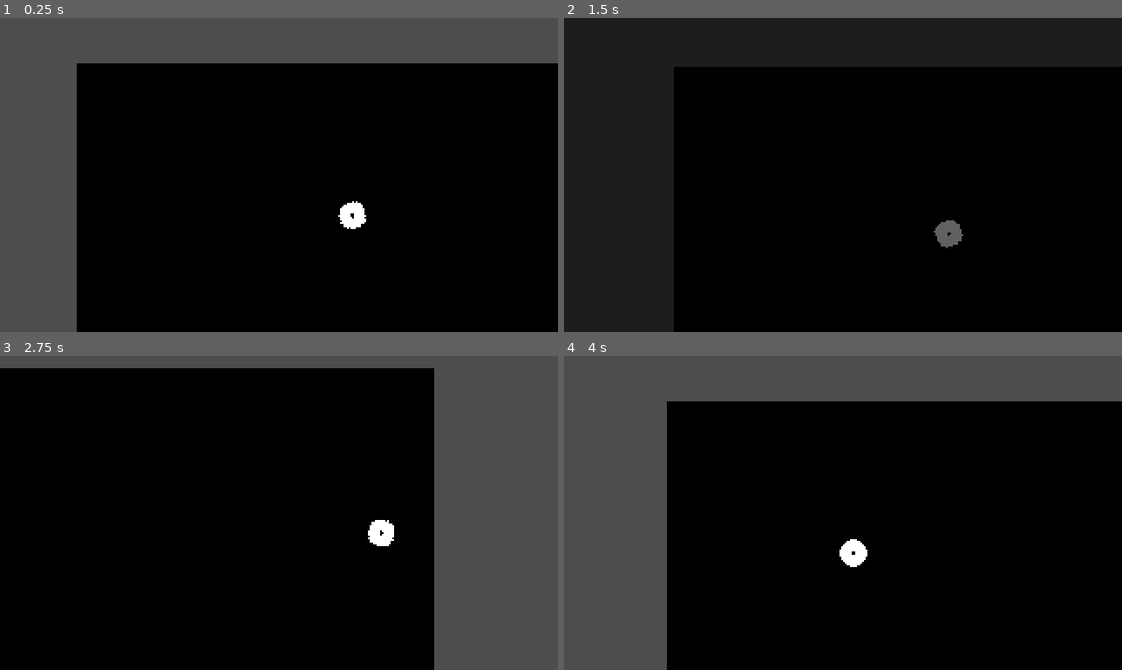
Above: before the commit, frames 1-4 (two rows, left to right).
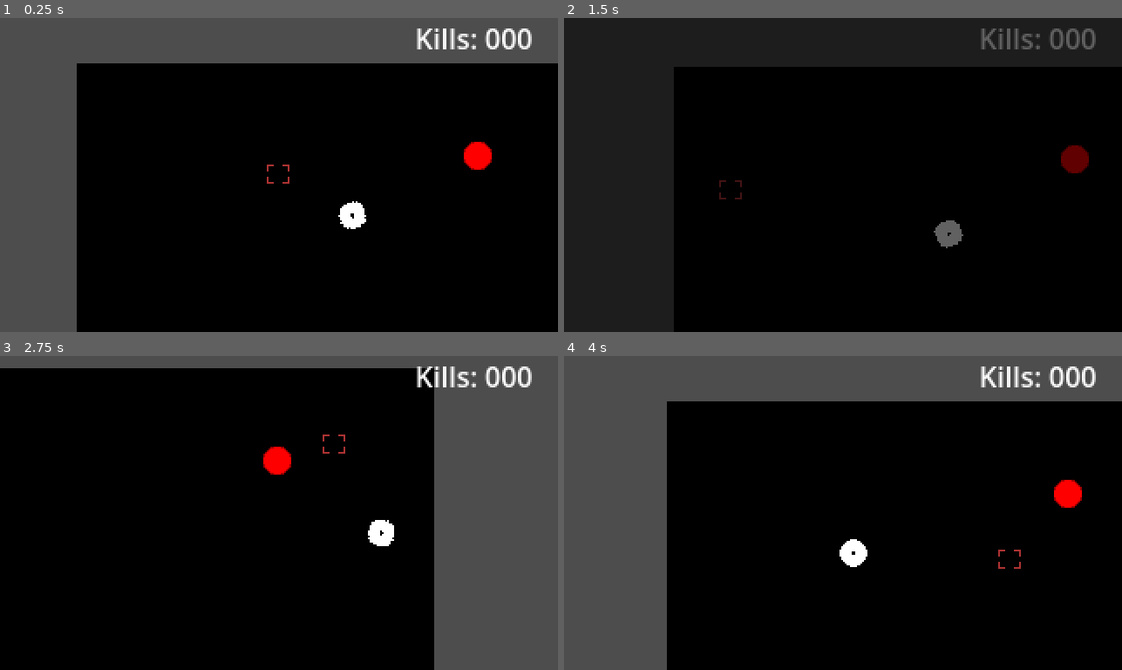
Above: after the commit, the same moments.

Repository: KH951-ARU/The-tale-of-the-demolition-lovers
Game: Godot game, scene res://Test/scenes/room.tscn
Same seed, same stepped clock (60 frames per second), same inputs: the game is played once before the commit and once after it. The project has no main scene, so this scene is started directly.
Inputs (mouse positions are in pixels of both pictures, inside the frame that each line leads up to):
- Up to frame 1 (0.25 s): no input
- Up to frame 2 (1.5 s): tap Enter (ui_accept) at 0.5, 0.77, 1.07 s; move the mouse to (965, 159) at 0.52 s; press the mouse at (965, 159) at 0.53 s; hold D (move_right) 0.53-1.28 s; tap R at 0.8, 1.35 s; move the mouse to (731, 190) at 1.27 s; release the mouse at (731, 190) at 1.28 s; hold S (move_down) from 1.28 s (still down)
- Up to frame 3 (2.75 s): tap Enter (ui_accept) at 1.52, 1.55, 1.82 s; move the mouse to (334, 443) at 2.02 s; release S (move_down) at 2.03 s; hold D (move_right) from 2.03 s (still down); hold Enter (ui_accept) from 2.03 s (still down); click (334, 443) at 2.3 s
- Up to frame 4 (4 s): move the mouse to (815, 575) at 2.77 s; release D (move_right) at 2.78 s; release Enter (ui_accept) at 2.78 s; hold W (move_up) 2.78-3.53 s; tap 1 (next_weapon) at 2.85 s; tap Enter (ui_accept) at 3.02, 3.32 s; tap R at 3.05 s; move the mouse to (1010, 560) at 3.52 s; hold A (move_left) from 3.53 s (still down); hold Enter (ui_accept) from 3.53 s (still down); tap 2 (prev_weapon) at 3.6 s

The runs differ from the first frame. In frame 1, 1.2% of the frame differs, in the area x 47-96%, y 3-53%; in frame 2, 1.1%; in frame 3, 1.2%, in the area x 47-96%, y 3-38%; in frame 4, 1.2%.

Commit message:
Add ScoreManager, crosshair UI and EnemyBase
Introduce core UI and scoring systems and basic enemy base logic. Added EnemyBase (CharacterBody2D) with basic AI scaffolding; created GLB_ScoreManager as an autoloaded score tracker that emits kills_updated and provides add_kill/reset_kills. Added crosshair texture, CrossHair UI scene and script (follows mouse & pulse animation) and a Kill Counter UI that listens to ScoreManager. Updated player to pulse the crosshair on shoot. Updated enemy logic to guard state transitions, print damage/death, call ScoreManager.add_kill() on death. Integrated UI and an enemy instance into room.tscn and adjusted collision layers/masks for bullet and enemy scenes. Also added imported crosshair asset and .import metadata.

Diff:
--- /dev/null
+++ b/ttdl-demo/CORE_SYS/ENEMY_ARC/SCRIPT/SCR_Enemy_Base.gd
@@ -0,0 +1,34 @@
+class_name EnemyBase
+extends CharacterBody2D
+
+@export var movement_speed: float = 200
+@export var rotation_speed: float = 10
+@export var max_health: int =1
+
+var current_health : int
+enum AIState {IDLE, ALERT, CHARGING }
+var current_state : AIState = AIState.IDLE
+
+var target_player : CharacterBody2D = null
+var lastr_known_sound_pos : Vector2 = Vector2.ZERO
+
+func _ready() -> void:
+	current_health = max_health
+	add_to_group("enemies")
+
+	var players = get_tree().get_nodes_in_group("player")
+	if players.size() > 0:
+		target_player = players[0]
+
+	setup_enemy()
+
+func _physics_process(delta: float) -> void:
+	if current_health <= 0: return
+	process_ai(delta)
+	move_and_slide()
+
+func setup_enemy() -> void:
+	pass
+
+func process_ai(_delta: float) -> void:
+	pass
--- /dev/null
+++ b/ttdl-demo/CORE_SYS/GLOBALS/GLB_ScoreManager.gd
@@ -0,0 +1,14 @@
+extends Node
+
+signal kills_updated(new_count: int)
+
+var total_kills: int = 0:
+	set(value):
+		total_kills = clamp(value, 0 ,999)
+		kills_updated.emit(total_kills)
+
+func add_kill() -> void:
+	total_kills += 1
+
+func reset_kills() -> void:
+	total_kills = 0
--- /dev/null
+++ b/ttdl-demo/CORE_SYS/UI_SYS/CrossHair_ui.tscn
@@ -0,0 +1,15 @@
+[gd_scene load_steps=3 format=3 uid="uid://dnpbaq5dm42vb"]
+
+[ext_resource type="Script" uid="uid://bjv3gt4h0vmbr" path="res://CORE_SYS/UI_SYS/SCRIPT/SCR_UI_Cross_hair.gd" id="1_1ljxo"]
+[ext_resource type="Texture2D" uid="uid://c5hjyaklaammo" path="res://CORE_SYS/UI_SYS/ART/crosshair react.png" id="1_kcb17"]
+
+[node name="CrossHairUI" type="CanvasLayer"]
+layer = 60
+script = ExtResource("1_1ljxo")
+
+[node name="CrossHairSprite" type="TextureRect" parent="."]
+offset_right = 16.0
+offset_bottom = 16.0
+pivot_offset = Vector2(8, 8)
+mouse_filter = 2
+texture = ExtResource("1_kcb17")
--- /dev/null
+++ b/ttdl-demo/CORE_SYS/UI_SYS/SCRIPT/SCR_UI_Cross_hair.gd
@@ -0,0 +1,18 @@
+extends CanvasLayer
+
+@onready var crosshair_sprite: TextureRect = $CrossHairSprite
+
+func _ready() -> void:
+	Input.set_mouse_mode(Input.MOUSE_MODE_HIDDEN)
+
+	crosshair_sprite.pivot_offset = Vector2( 8, 8)
+
+func _process(_delta: float) -> void:
+	var mouse_pos = crosshair_sprite.get_viewport().get_mouse_position()
+	crosshair_sprite.global_position = mouse_pos - Vector2( 8, 8)
+
+func pulse_crosshair() -> void:
+	crosshair_sprite.scale = Vector2( 1.3, 1.53)
+
+	var tween = create_tween()
+	tween.tween_property(crosshair_sprite, "scale", Vector2.ONE, 0.15).set_trans(Tween.TRANS_QUAD).set_ease(Tween.EASE_OUT)
--- /dev/null
+++ b/ttdl-demo/CORE_SYS/UI_SYS/UI_SYS_kill_counter.gd
@@ -0,0 +1,12 @@
+extends CanvasLayer
+
+@onready var kills_label: Label = $KillsLabel
+
+func _ready() -> void:
+	ScoreManager.kills_updated.connect(_on_kills_updated)
+
+	_on_kills_updated(ScoreManager.total_kills)
+
+
+func _on_kills_updated(new_count: int) -> void:
+	kills_label.text = "Kills: %03d" % new_count
--- /dev/null
+++ b/ttdl-demo/CORE_SYS/UI_SYS/kill_counter_ui.tscn
@@ -0,0 +1,15 @@
+[gd_scene load_steps=2 format=3 uid="uid://dt8mevqyiquww"]
+
+[ext_resource type="Script" uid="uid://cksqasm3bphj" path="res://CORE_SYS/UI_SYS/UI_SYS_kill_counter.gd" id="1_pwn5i"]
+
+[node name="KillCounterUI" type="CanvasLayer"]
+layer = 50
+script = ExtResource("1_pwn5i")
+
+[node name="KillsLabel" type="Label" parent="."]
+offset_left = 238.0
+offset_right = 278.0
+offset_bottom = 23.0
+text = "Think happy thoughs!"
+horizontal_alignment = 1
+vertical_alignment = 1
--- a/ttdl-demo/Test/scenes/bullet.tscn
+++ b/ttdl-demo/Test/scenes/bullet.tscn
@@ -8,7 +8,7 @@
 
 [node name="Bullet" type="CharacterBody2D"]
 collision_layer = 4
-collision_mask = 2
+collision_mask = 10
 script = ExtResource("1_k3420")
 
 [node name="Sprite2D" type="Sprite2D" parent="."]
--- a/ttdl-demo/Test/scenes/enemy.tscn
+++ b/ttdl-demo/Test/scenes/enemy.tscn
@@ -10,6 +10,8 @@
 radius = 9.0
 
 [node name="Enemy" type="CharacterBody2D"]
+collision_layer = 8
+collision_mask = 3
 script = ExtResource("1_xs1rr")
 
 [node name="Sprite2D" type="Sprite2D" parent="."]
--- a/ttdl-demo/Test/scenes/room.tscn
+++ b/ttdl-demo/Test/scenes/room.tscn
@@ -1,12 +1,19 @@
-[gd_scene load_steps=4 format=3 uid="uid://b6n078kjs6jy4"]
+[gd_scene load_steps=7 format=3 uid="uid://b6n078kjs6jy4"]
 
 [ext_resource type="PackedScene" uid="uid://bfy5kdwf4wgwu" path="res://Test/scenes/player.tscn" id="1_cyutl"]
+[ext_resource type="PackedScene" uid="uid://dt8mevqyiquww" path="res://CORE_SYS/UI_SYS/kill_counter_ui.tscn" id="1_i6ke8"]
+[ext_resource type="PackedScene" uid="uid://dnpbaq5dm42vb" path="res://CORE_SYS/UI_SYS/CrossHair_ui.tscn" id="1_w7i6g"]
 [ext_resource type="Script" uid="uid://bla6hytg38q6q" path="res://Test/scripts/camera_2d.gd" id="2_e0xxo"]
+[ext_resource type="PackedScene" uid="uid://ciidwlkdss8fu" path="res://Test/scenes/enemy.tscn" id="3_2bjw1"]
 
 [sub_resource type="RectangleShape2D" id="RectangleShape2D_e0xxo"]
-size = Vector2(1216, 666)
+size = Vector2(684, 464)
 
 [node name="Room" type="Node2D"]
+
+[node name="CrossHairUI" parent="." instance=ExtResource("1_w7i6g")]
+
+[node name="KillCounterUI" parent="." instance=ExtResource("1_i6ke8")]
 
 [node name="ColorRect" type="ColorRect" parent="."]
 custom_minimum_size = Vector2(320, 180)
@@ -26,6 +33,10 @@
 [node name="MapBoundary" type="Area2D" parent="."]
 
 [node name="CollisionShape2D" type="CollisionShape2D" parent="MapBoundary"]
-position = Vector2(149, 85)
+visible = false
+position = Vector2(179, 84)
 shape = SubResource("RectangleShape2D_e0xxo")
 debug_color = Color(0.431373, 0.6, 0, 0.513726)
+
+[node name="Enemy" parent="." instance=ExtResource("3_2bjw1")]
+position = Vector2(230, 53)
--- a/ttdl-demo/Test/scripts/enemy.gd
+++ b/ttdl-demo/Test/scripts/enemy.gd
@@ -63,13 +63,15 @@
 		current_state = AIState.ALERT
 
 		await get_tree().create_timer(0.3).timeout
-		current_state = AIState.CHARGING
+		if current_health > 0:
+			current_state = AIState.CHARGING
 
 
 func take_damage(amount: int) -> void:
 	if current_health <= 0:
 		return
 	current_health -= amount
+	print("enemy hit! health left: ", current_health)
 	current_state = AIState.CHARGING
 
 	if current_health <= 0:
@@ -78,5 +80,8 @@
 
 func die() -> void:
 	current_health = 0
+	print("Enemy dead")
+
+	ScoreManager.add_kill()
 	#add death animation & drop blood stains
 	queue_free()
--- a/ttdl-demo/Test/scripts/player.gd
+++ b/ttdl-demo/Test/scripts/player.gd
@@ -123,6 +123,9 @@
 	await get_tree().create_timer(current_weapon.fire_rate).timeout
 	can_shoot = true
 
+	if has_node("CrossHairUI"):
+		get_node("CrossHairUI").pulse_crosshair()
+
 func _unhandled_input(event: InputEvent) -> void:
 	if event.is_action_pressed("ui_accept") or Input.is_key_pressed(KEY_R):
 		die()
--- a/ttdl-demo/project.godot
+++ b/ttdl-demo/project.godot
@@ -17,6 +17,7 @@
 [autoload]
 
 SceneManager="*res://Test/scripts/SceneManager.gd"
+ScoreManager="*res://CORE_SYS/GLOBALS/GLB_ScoreManager.gd"
 
 [display]
 
Not shown, added: ttdl-demo/CORE_SYS/ENEMY_ARC/SCRIPT/SCR_Enemy_Base.gd.uid
Not shown, added: ttdl-demo/CORE_SYS/GLOBALS/GLB_ScoreManager.gd.uid
Binary file added: ttdl-demo/CORE_SYS/UI_SYS/ART/crosshair react.png
Not shown, added: ttdl-demo/CORE_SYS/UI_SYS/ART/crosshair react.png.import
Not shown, added: ttdl-demo/CORE_SYS/UI_SYS/SCRIPT/SCR_UI_Cross_hair.gd.uid
Not shown, added: ttdl-demo/CORE_SYS/UI_SYS/UI_SYS_kill_counter.gd.uid
